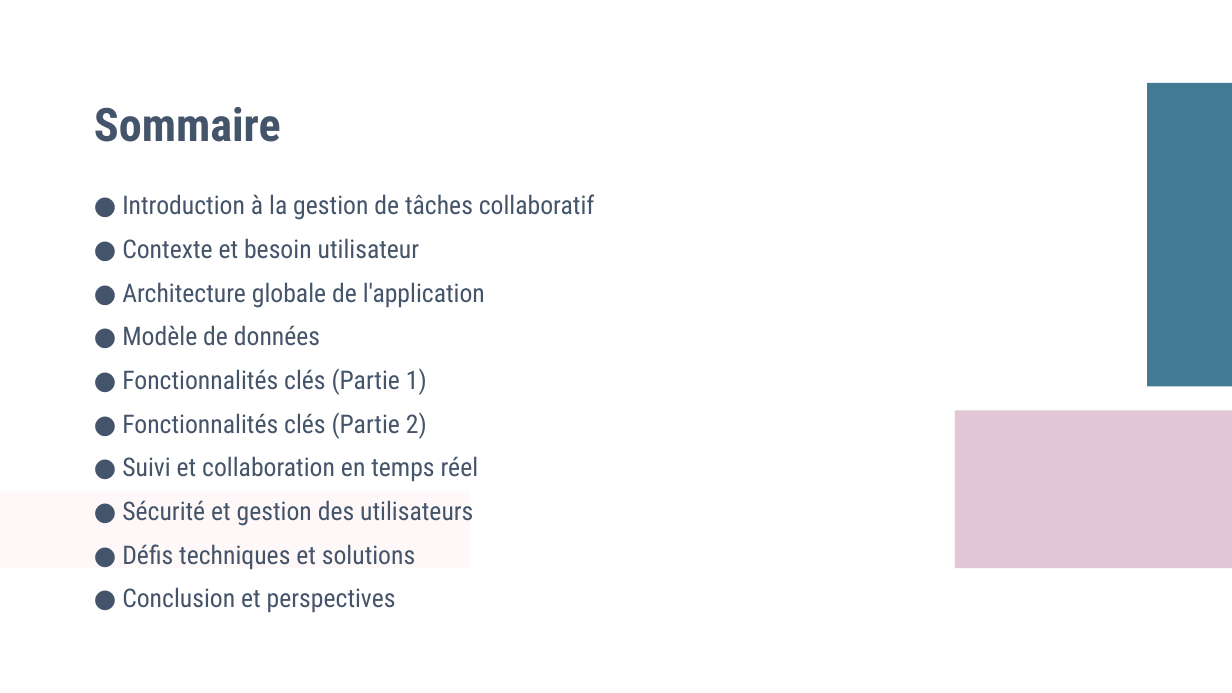
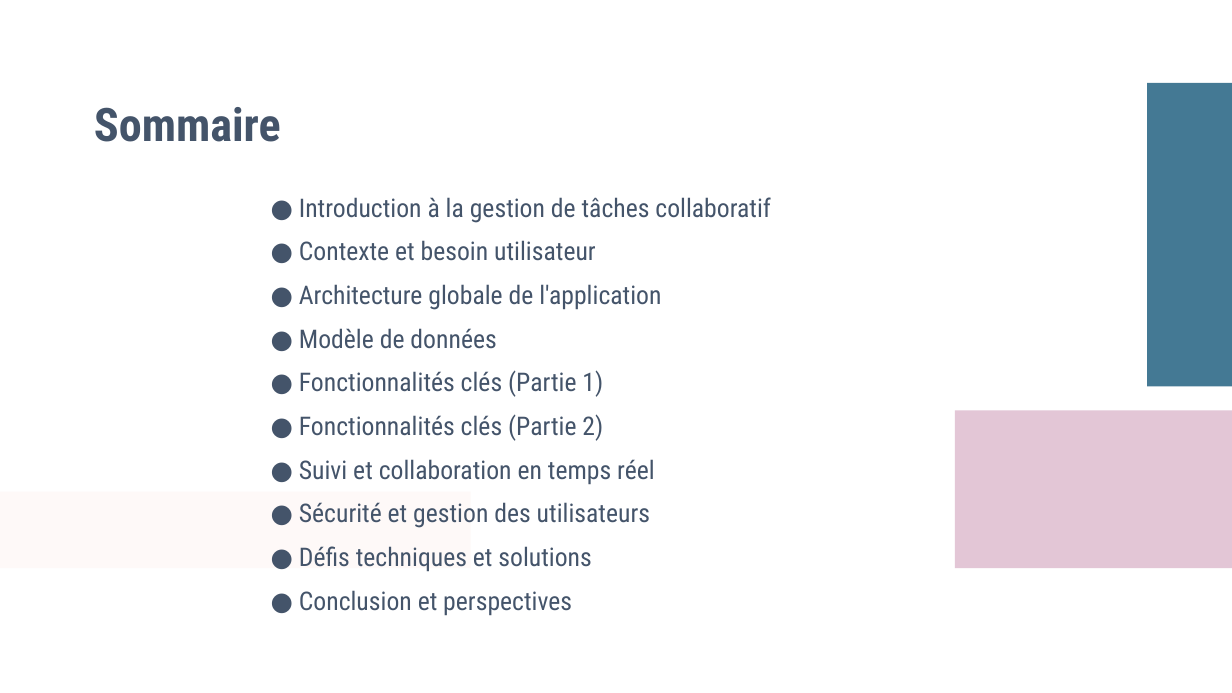
Before and after one commit to chrisrou2025/taskflow, a slide deck: slide 2 of Powerpoint du projet taskflow.pptx. Drawn at 1232x693 pixels with LibreOffice and Linux fonts; fonts in the diff are those of the drawing. Boxes give left, top, right and bottom in pixels: in the first picture for what was removed or moved away, otherwise in the second. Text is boxed around its words. In the diff, an @@ line names an element or a change of style, - is before the commit and + after.

```diff
--- a/Powerpoint du projet taskflow.pptx
+++ b/Powerpoint du projet taskflow.pptx
@@ text "● Introduction à la gestion ..." moved from (x1=122, y1=194, x2=595, y2=613) to (x1=299, y1=197, x2=771, y2=616) @@
```
Also in this commit, not shown: 10 other slides changed, 4 other files.
